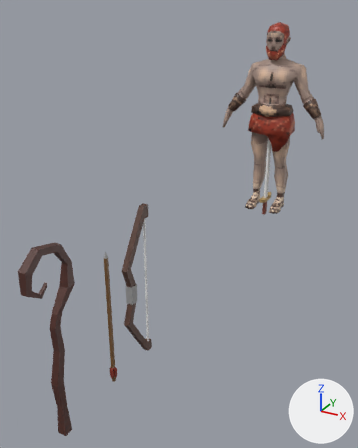
A saved change to the Blender file Assets/Characters/TheWarrior_BLEND.blend.
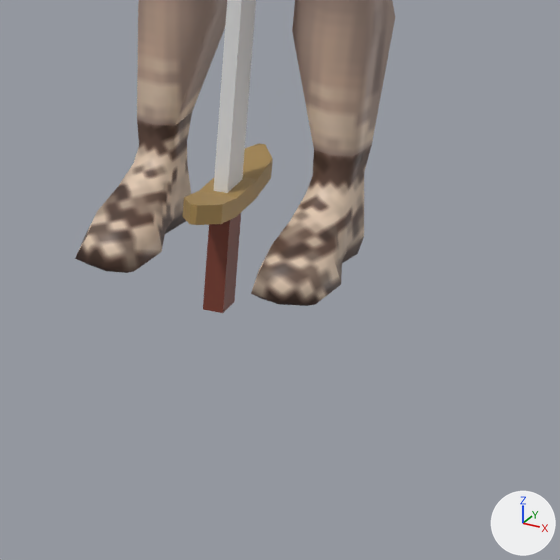
Each version is shown whole from a camera (50 mm lens) standing at (1.71, -5.17, 2.13) and looking at (0.0, -2.06, 0.57), then close up on the part from 66% to 87% of the width and 38% to 55% of the height. Every picture has the same lights, and +X, +Y and +Z are marked at lower right.

Names of what the first close-up shows: 'Cube', 'TheWarrior_Mesh'.
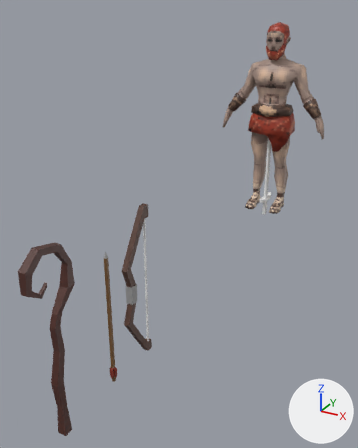
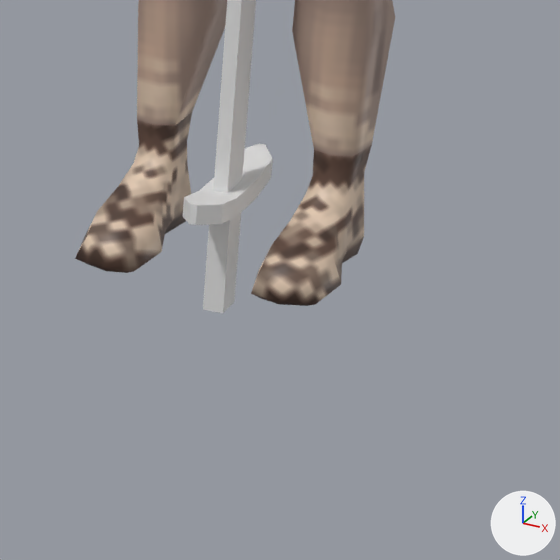
Changed parts and their boxes (x1, y1, x2, y2) in the close-ups (560 x 560 px):
part 1 of me_cube_002, recoloured (brown to white): (183, 143, 273, 225) in both
part 2 of me_cube_002, recoloured (brown to white): (203, 213, 241, 313) in both

The change, as a diff of the scene's bpy script:
```diff
--- a/Assets/Characters/TheWarrior_BLEND.blend.py
+++ b/Assets/Characters/TheWarrior_BLEND.blend.py
@@ me_cube_002 @@
 me_cube_002.from_pydata(...)  # 41 vertices, 37 faces; spans x -0.03..0.032, y -0.155..0.155, z -0.086..0.922
 # used by ob_cube; location = (0.0, 0.0, 0.0)
+# me_cube_002 part 1: all 24 faces that had it switch from mat_swordgold (brown #ab8c54) to mat_swordblade (white #e7e7e7)
+# me_cube_002 part 2: all 5 faces that had it switch from mat_swordgrip (red #7e4032) to mat_swordblade (white #e7e7e7)
```
